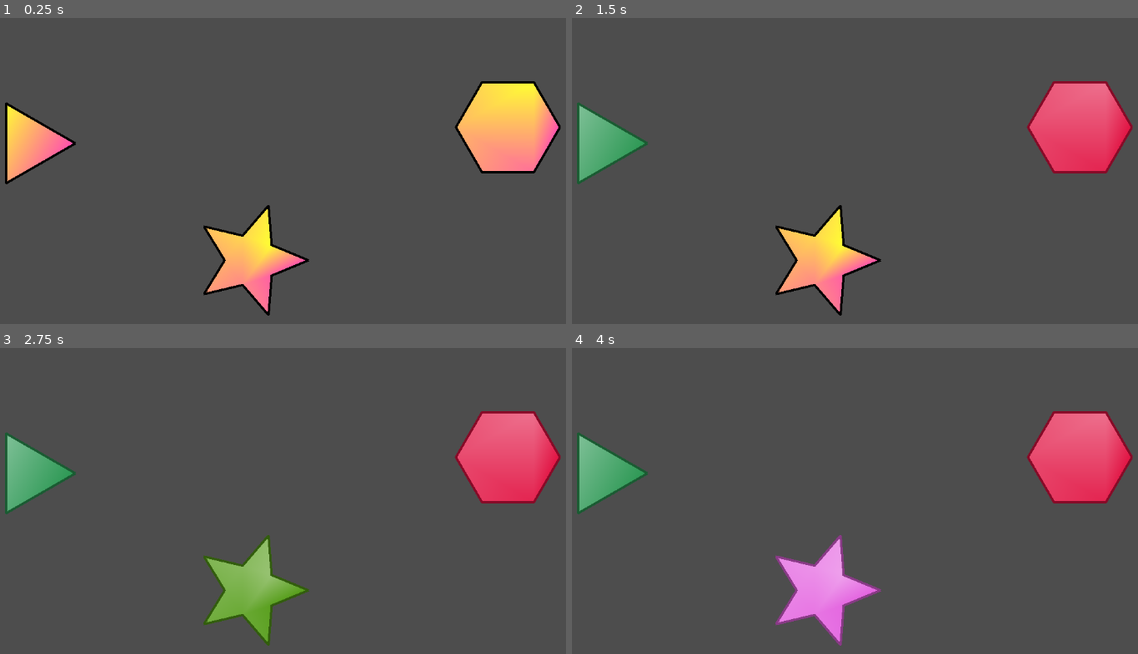
Above: before the commit, frames 1-4 (two rows, left to right).
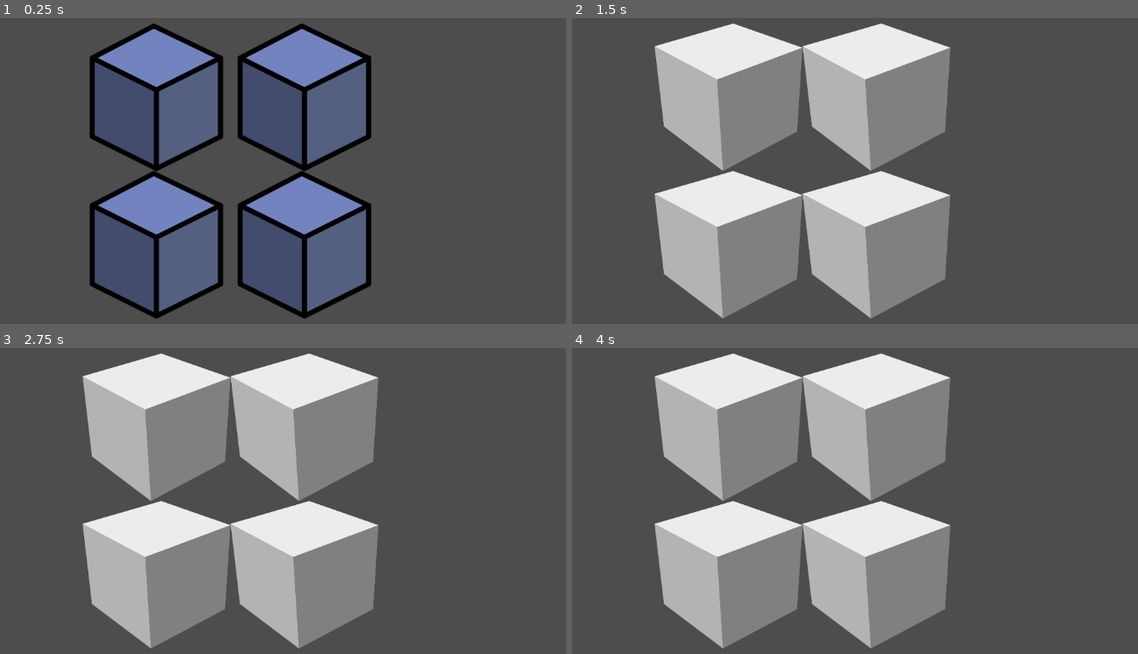
Above: after the commit, the same moments.

Repository: JoaoHMiranda/computer_graphics
Game: Godot game, scene res://Exercício 02.tscn
The game is run twice, just before and just after one commit, with the same random seed, the same clock (stepped at 60 frames per second) and the same inputs. Before the commit the project starts from res://Exercício 01.tscn.
Inputs (mouse positions are in pixels of both pictures, inside the frame that each line leads up to):
- Up to frame 1 (0.25 s): no input
- Up to frame 2 (1.5 s): tap Enter at 0.5 s; move the mouse to (600, 143) at 0.52 s; tap 1 at 0.6 s; click (600, 143) at 0.67 s; tap 2 at 0.8, 1.35 s; tap Space at 1.25 s; move the mouse to (1081, 128) at 1.27 s; click (1081, 128) at 1.42 s
- Up to frame 3 (2.75 s): tap 1 at 1.55, 2.1 s; tap Enter at 2 s; move the mouse to (249, 589) at 2.02 s; click (249, 589) at 2.17 s; tap 2 at 2.3 s
- Up to frame 4 (4 s): tap Space at 2.75 s; move the mouse to (792, 577) at 2.77 s; tap 2 at 2.85, 3.8 s; click (792, 577) at 2.92 s; tap 1 at 3.05, 3.6 s; tap Enter at 3.5 s; move the mouse to (1024, 559) at 3.52 s; click (1024, 559) at 3.67 s

The runs differ from the first frame. In frame 1, 42% of the frame differs, in the area x 0-100%, y 1-99%; in frame 2, 44%; in frame 3, 44%; in frame 4, 44%.

Commit message:
Exercicio 02 formas 2D

Diff:
--- a/tarefas/Exercício 01.tscn
+++ b/tarefas/Exercício 01.tscn
@@ -1,6 +1,6 @@
 [gd_scene load_steps=2 format=3 uid="uid://d18mgjq4cciro"]
 
-[ext_resource type="Script" uid="uid://b2r34jbucbtnv" path="res://scripts/FormaArea.gd" id="1_8o7ul"]
+[ext_resource type="Script" uid="uid://b2r34jbucbtnv" path="res://scripts/Exercicio01.gd" id="1_8o7ul"]
 
 [node name="Node2D" type="Node2D"]
 position = Vector2(364, 269)
--- /dev/null
+++ b/tarefas/Exercício 02.tscn
@@ -0,0 +1,23 @@
+[gd_scene load_steps=6 format=3 uid="uid://c0q4k30tkd8q3"]
+
+[ext_resource type="Shader" uid="uid://cn1jh5and5oti" path="res://shaders/pattern_shader.tres" id="1_53u78"]
+[ext_resource type="Texture2D" uid="uid://dbd1017851j5d" path="res://shaders/roxo.png" id="2_wyij7"]
+[ext_resource type="Script" uid="uid://ic4fbxxycysj" path="res://scripts/Exercicio02.gd" id="3_5hmga"]
+[ext_resource type="Texture2D" uid="uid://b8it30xr8r3ti" path="res://shaders/branco.png" id="4_thcdv"]
+
+[sub_resource type="ShaderMaterial" id="ShaderMaterial_53u78"]
+shader = ExtResource("1_53u78")
+shader_parameter/pattern_tex = ExtResource("2_wyij7")
+shader_parameter/tiles_x = 2
+shader_parameter/tiles_y = 2
+
+[node name="Node2D" type="Node2D"]
+position = Vector2(462, 231)
+
+[node name="PatternSprite" type="Sprite2D" parent="."]
+material = SubResource("ShaderMaterial_53u78")
+position = Vector2(75, 88)
+texture = ExtResource("2_wyij7")
+script = ExtResource("3_5hmga")
+textura_listras = ExtResource("2_wyij7")
+textura_pontos = ExtResource("4_thcdv")
--- a/tarefas/icon.svg
+++ /dev/null
@@ -1 +0,0 @@
-<svg xmlns="http://www.w3.org/2000/svg" width="128" height="128"><rect width="124" height="124" x="2" y="2" fill="#363d52" stroke="#212532" stroke-width="4" rx="14"/><g fill="#fff" transform="translate(12.322 12.322)scale(.101)"><path d="M105 673v33q407 354 814 0v-33z"/><path fill="#478cbf" d="m105 673 152 14q12 1 15 14l4 67 132 10 8-61q2-11 15-15h162q13 4 15 15l8 61 132-10 4-67q3-13 15-14l152-14V427q30-39 56-81-35-59-83-108-43 20-82 47-40-37-88-64 7-51 8-102-59-28-123-42-26 43-46 89-49-7-98 0-20-46-46-89-64 14-123 42 1 51 8 102-48 27-88 64-39-27-82-47-48 49-83 108 26 42 56 81zm0 33v39c0 276 813 276 814 0v-39l-134 12-5 69q-2 10-14 13l-162 11q-12 0-16-11l-10-65H446l-10 65q-4 11-16 11l-162-11q-12-3-14-13l-5-69z"/><path d="M483 600c0 34 58 34 58 0v-86c0-34-58-34-58 0z"/><circle cx="725" cy="526" r="90"/><circle cx="299" cy="526" r="90"/></g><g fill="#414042" transform="translate(12.322 12.322)scale(.101)"><circle cx="307" cy="532" r="60"/><circle cx="717" cy="532" r="60"/></g></svg>
--- a/tarefas/node_2d.tscn
+++ b/tarefas/node_2d.tscn
@@ -1,6 +1,6 @@
 [gd_scene load_steps=2 format=3 uid="uid://bls2nwi65cm7k"]
 
-[ext_resource type="Script" uid="uid://b2r34jbucbtnv" path="res://scripts/FormaArea.gd" id="1_wtcfe"]
+[ext_resource type="Script" uid="uid://b2r34jbucbtnv" path="res://scripts/Exercicio01.gd" id="1_wtcfe"]
 
 [node name="Node2D" type="Node2D"]
 position = Vector2(364, 269)
--- a/tarefas/project.godot
+++ b/tarefas/project.godot
@@ -11,6 +11,5 @@
 [application]
 
 config/name="Novo Projeto de Jogo"
-run/main_scene="uid://d18mgjq4cciro"
+run/main_scene="uid://c0q4k30tkd8q3"
 config/features=PackedStringArray("4.5", "Forward Plus")
-config/icon="res://icon.svg"
--- /dev/null
+++ b/tarefas/scripts/Exercicio02.gd
@@ -0,0 +1,31 @@
+extends Sprite2D
+
+@export var textura_listras: Texture2D
+@export var textura_pontos: Texture2D
+
+@onready var shader_mat: ShaderMaterial = material
+
+
+func _ready() -> void:
+	if textura_listras != null:
+		shader_mat.set_shader_parameter("pattern_tex", textura_listras)
+
+
+func _unhandled_input(event: InputEvent) -> void:
+	if event is InputEventKey and event.pressed:
+		if event.keycode == KEY_1:
+			trocar_para_listras()
+		elif event.keycode == KEY_2:
+			trocar_para_pontos()
+
+
+func trocar_para_listras() -> void:
+	if textura_listras == null:
+		return
+	shader_mat.set_shader_parameter("pattern_tex", textura_listras)
+
+
+func trocar_para_pontos() -> void:
+	if textura_pontos == null:
+		return
+	shader_mat.set_shader_parameter("pattern_tex", textura_pontos)
--- /dev/null
+++ b/tarefas/shaders/pattern_shader.tres
@@ -0,0 +1,15 @@
+[gd_resource type="Shader" format=3 uid="uid://cn1jh5and5oti"]
+
+[resource]
+code = "shader_type canvas_item;
+
+uniform sampler2D pattern_tex;
+uniform int tiles_x = 4;
+uniform int tiles_y = 4;
+
+void fragment() {
+    vec2 tiled_uv = fract(UV * vec2(float(tiles_x), float(tiles_y)));
+    vec4 tex = texture(pattern_tex, tiled_uv);
+    COLOR = tex;
+}
+"
Renamed: tarefas/scripts/FormaArea.gd -> tarefas/scripts/Exercicio01.gd
Renamed: tarefas/scripts/FormaArea.gd.uid -> tarefas/scripts/Exercicio01.gd.uid
Not shown, added: tarefas/scripts/Exercicio02.gd.uid
Binary file added: tarefas/shaders/branco.png
Not shown, added: tarefas/shaders/branco.png.import
Binary file added: tarefas/shaders/roxo.png
Not shown, changed: tarefas/shaders/roxo.png.import
Not shown, added: tarefas/shaders/branco.png:Zone.Identifier
Not shown, added: tarefas/shaders/roxo.png:Zone.Identifier
